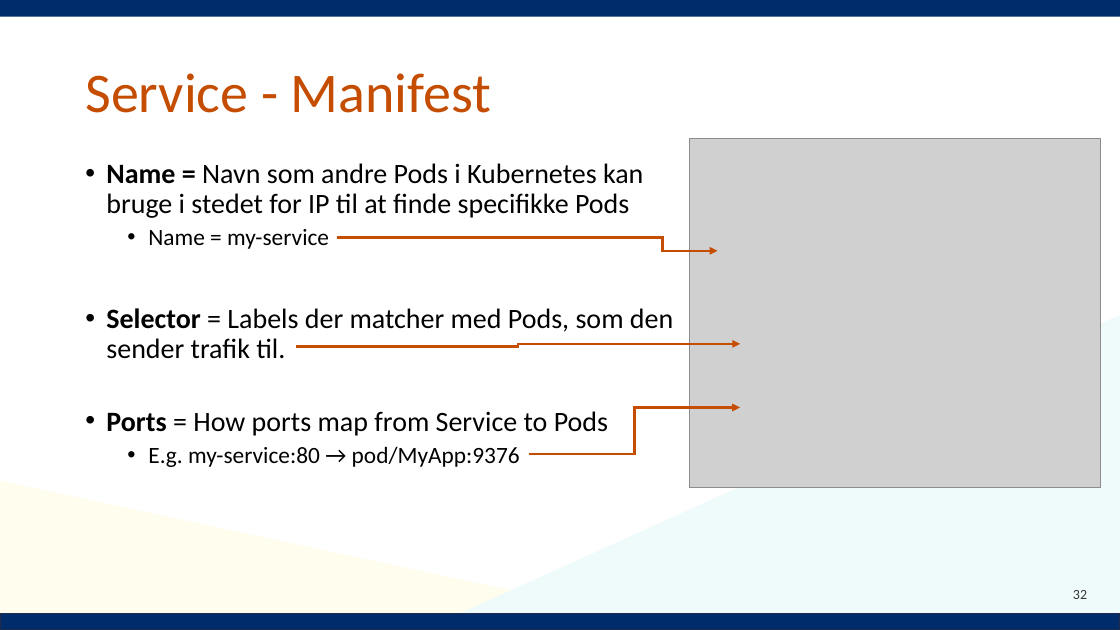
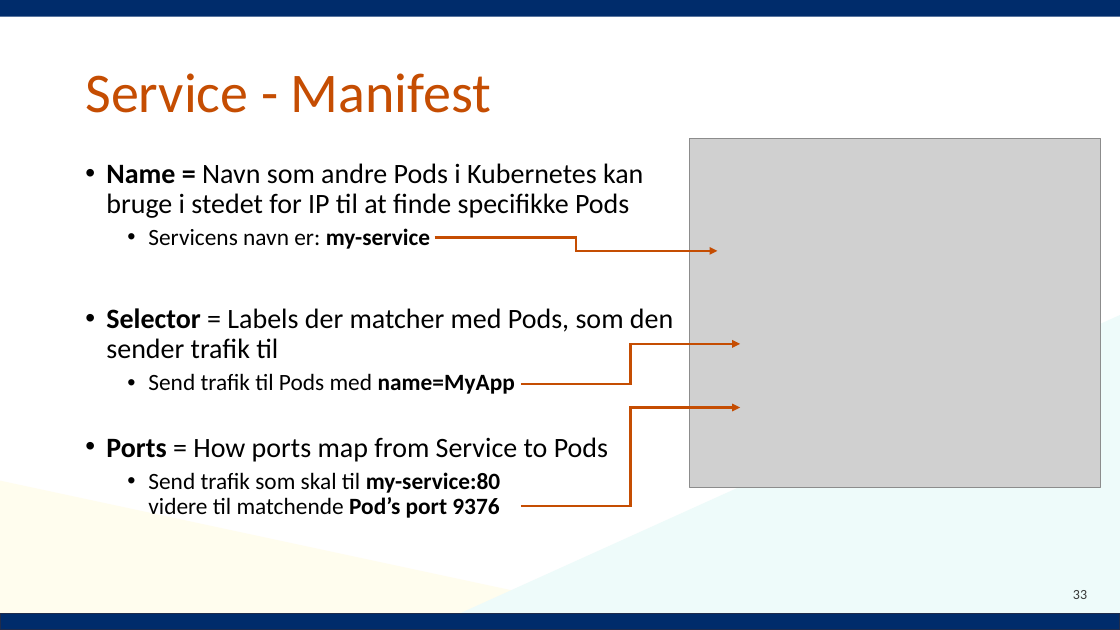
Before and after one commit to Notalib/workshop-kubernetes, a slide deck: slide 33 of Kubernetes_workshop.pptx (slide 32 before the commit). Drawn at 1120x630 pixels with LibreOffice and Linux fonts; fonts in the diff are those of the drawing; grey boxes stand for pictures; background and template pictures are left out. Boxes give left, top, right and bottom in pixels: in the first picture for what was removed or moved away, otherwise in the second. Text is boxed around its words. In the diff, an @@ line names an element or a change of style, - is before the commit and + after.

Commit message:
chore: update pptx

```diff
--- a/Kubernetes_workshop.pptx
+++ b/Kubernetes_workshop.pptx
@@ text at [106,228,673,394]: text changed; size 24 to 20 pt @@
-  • Name = my-service
-• Selector = Labels der matcher med Pods, som den sender trafik til.
+  • Servicens navn er: my-service
+• Selector = Labels der matcher med Pods, som den sender trafik til
+  • Send trafik til Pods med name=MyApp
@@ elbow arrow moved from (337, 237) - (718, 251) to (434, 238) - (718, 251) @@
@@ elbow arrow moved from (297, 346) - (740, 344) to (521, 384) - (740, 344) @@
@@ elbow arrow moved from (529, 455) - (740, 408) to (521, 507) - (740, 408) @@
@@ text at [148,472,500,518]: text changed @@
-  • E.g. my-service:80 → pod/MyApp:9376
+  • Send trafik som skal til my-service:80
+    videre til matchende Pod’s port 9376
@@ page number at [1073,590,1087,599]: text changed @@
-32
+33
```
Also in this commit, not shown: 4 other slides changed, 2 slides added.
